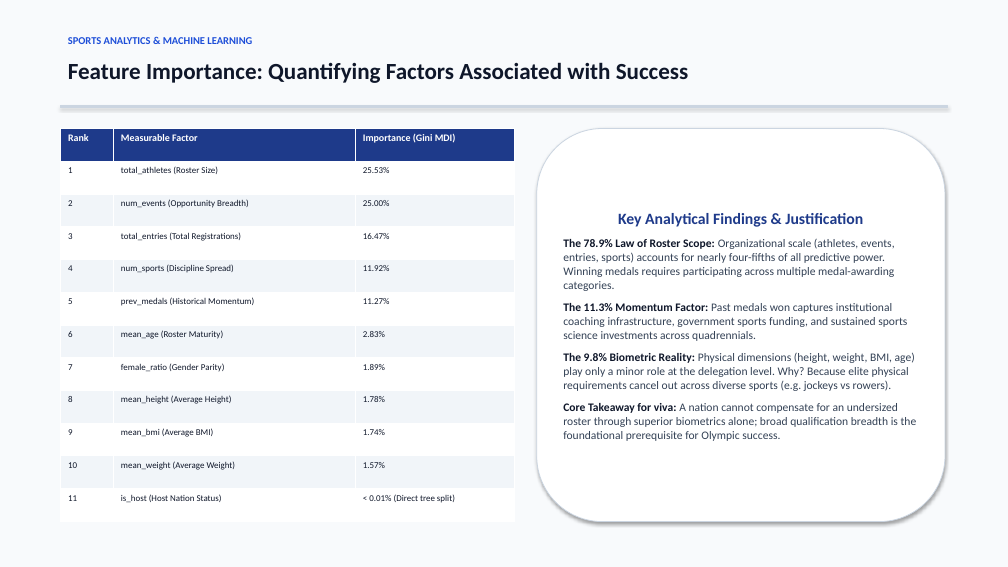
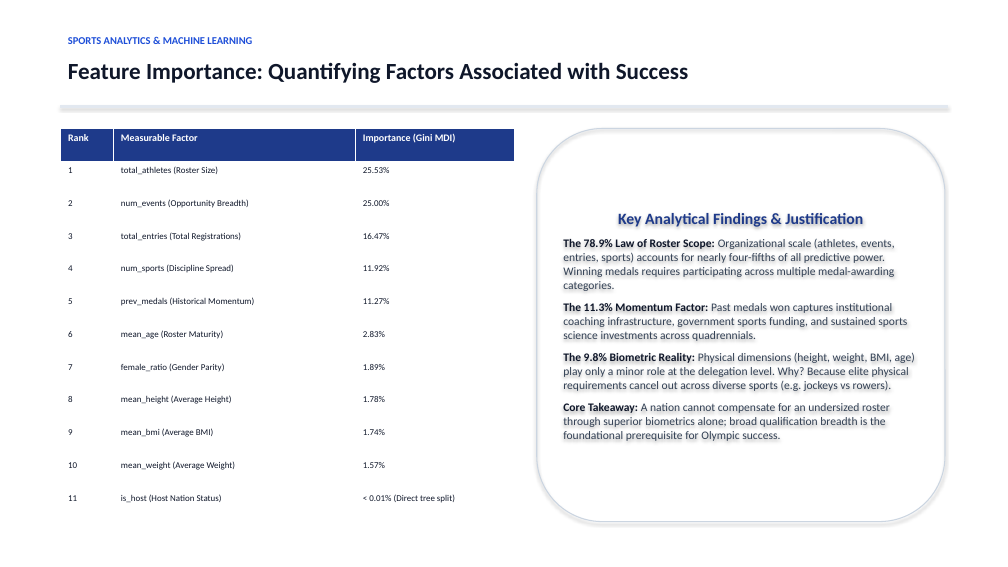
Before and after one commit to Virshin1/Team-Performance-Analysis, a slide deck: slide 8 of Olympic_Team_Performance_Presentation.pptx. Drawn at 1008x567 pixels with LibreOffice and Linux fonts; fonts in the diff are those of the drawing. Boxes give left, top, right and bottom in pixels: in the first picture for what was removed or moved away, otherwise in the second. Text is boxed around its words. In the diff, an @@ line names an element or a change of style, - is before the commit and + after.

Commit message:
Eliminate white box shape fills from presentation and remove examination defense wording from all deliverables

```diff
--- a/Olympic_Team_Performance_Presentation.pptx
+++ b/Olympic_Team_Performance_Presentation.pptx
@@ rectangle at [0, 0, 1008, 567]: fill #F8FAFC to #FFFFFF @@
@@ rectangle at [60, 106, 948, 107]: fill #CBD5E1 to #E2E8F0; outline #CBD5E1 0.75 pt to #E2E8F0 0.75 pt @@
@@ rounded rectangle "Key Analytical Findings & Justification" at [537, 129, 945, 522]: fill #FFFFFF to none; outline #CBD5E1 0.75 pt to #CBD5E1 1 pt @@
@@ text in rounded rectangle at [563, 403, 890, 441]: text changed @@
-Core Takeaway for viva: A nation cannot compensate for an undersized roster through superior biometrics alone; broad qualification breadth is the foundational prerequisite for Olympic success.
+Core Takeaway: A nation cannot compensate for an undersized roster through superior biometrics alone; broad qualification breadth is the foundational prerequisite for Olympic success.
```
Also in this commit, not shown: 11 other slides changed, 1 other file.
